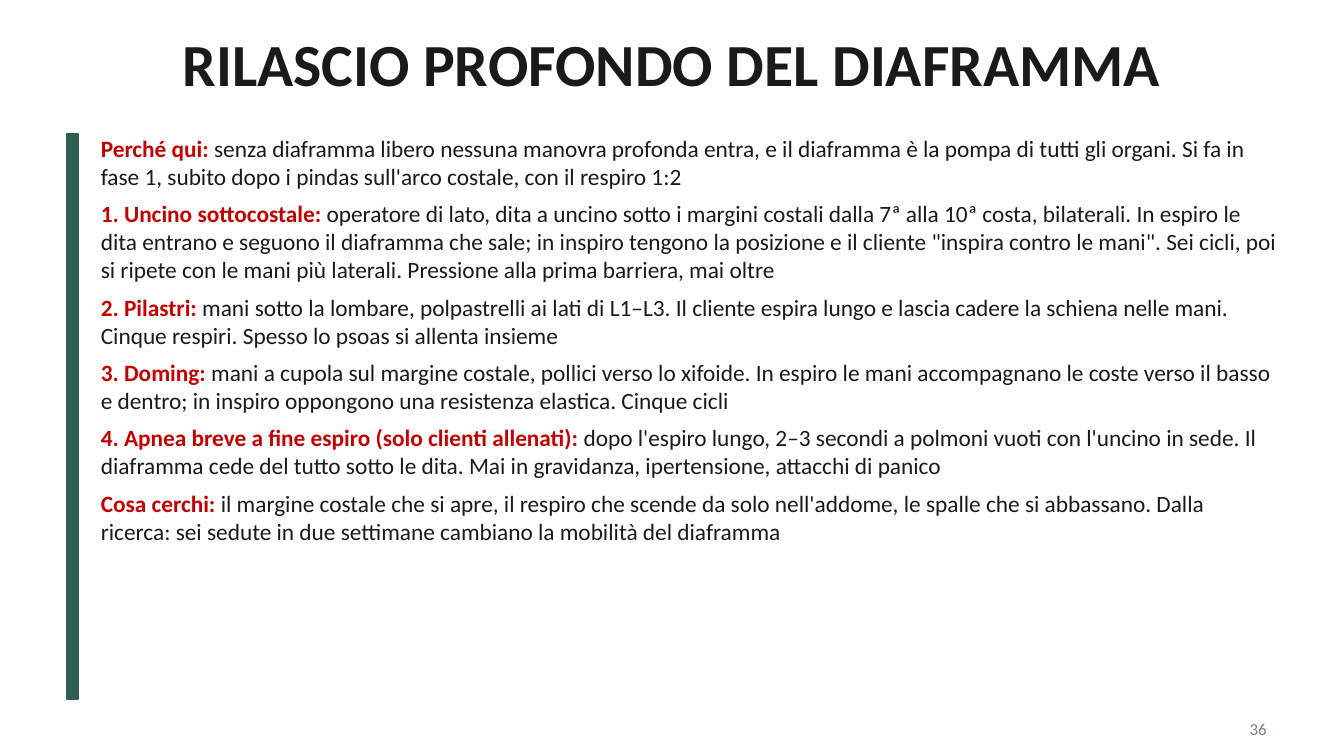
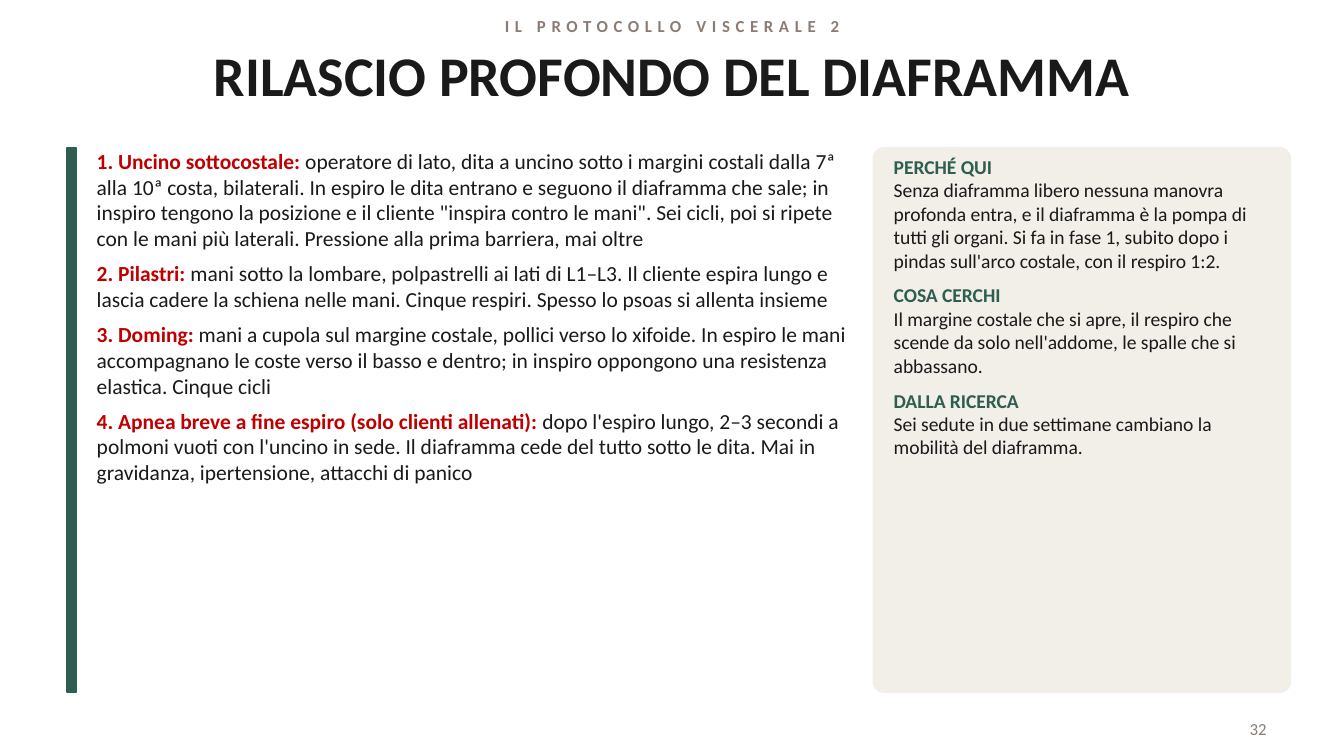
Before and after one commit to davidemcb/kinesiologia-studio, a slide deck: slide 32 of formazione/dispense/viscerale-2-livello.pptx (slide 36 before the commit). Drawn at 1344x756 pixels with LibreOffice and Linux fonts; fonts in the diff are those of the drawing. Boxes give left, top, right and bottom in pixels: in the first picture for what was removed or moved away, otherwise in the second. Text is boxed around its words. In the diff, an @@ line names an element or a change of style, - is before the commit and + after.

```diff
--- a/formazione/dispense/viscerale-2-livello.pptx
+++ b/formazione/dispense/viscerale-2-livello.pptx
@@ text added at (x1=505, y1=21, x2=840, y2=32), 9 pt, text #8C7B75, bold @@
+IL PROTOCOLLO VISCERALE 2
@@ title "RILASCIO PROFONDO DEL DIAFRAMMA" moved from (x1=183, y1=47, x2=1160, y2=87) to (x1=214, y1=59, x2=1129, y2=97) @@
@@ title "RILASCIO PROFONDO DEL DIAFRAMMA" at (x1=214, y1=59, x2=1129, y2=97): size 32 to 30 pt @@
@@ rectangle resized from (x1=67, y1=134, x2=78, y2=699) to (x1=67, y1=148, x2=77, y2=692) @@
@@ text "1. Uncino sottocostale: operatore di ..." moved from (x1=101, y1=140, x2=1276, y2=540) to (x1=97, y1=154, x2=846, y2=484) @@
@@ text "1. Uncino sottocostale: operatore di ..." at (x1=97, y1=154, x2=846, y2=484): size 12.5 to 11.5 pt @@
@@ text at (x1=101, y1=140, x2=1244, y2=189): paragraph removed @@
-• Perché qui: senza diaframma libero nessuna manovra profonda entra, e il diaframma è la pompa di tutti gli organi. Si fa in fase 1, subito dopo i pindas sull'arco costale, con il respiro 1:2
@@ rounded rectangle added at (x1=874, y1=148, x2=1290, y2=692), fill #F2EEE8, outline #F2EEE8 1 pt @@
@@ text added at (x1=894, y1=157, x2=1247, y2=454), 10.5 pt, text #1A1A1A @@
+PERCHÉ QUI
+Senza diaframma libero nessuna manovra profonda entra, e il diaframma è la pompa di tutti gli organi. Si fa in fase 1, subito dopo i pindas sull'arco costale, con il respiro 1:2.
+COSA CERCHI
+Il margine costale che si apre, il respiro che scende da solo nell'addome, le spalle che si abbassano.
+DALLA RICERCA
+Sei sedute in due settimane cambiano la mobilità del diaframma.
@@ text at (x1=101, y1=495, x2=1203, y2=540): paragraph removed @@
-• Cosa cerchi: il margine costale che si apre, il respiro che scende da solo nell'addome, le spalle che si abbassano. Dalla ricerca: sei sedute in due settimane cambiano la mobilità del diaframma
@@ page number at (x1=1250, y1=724, x2=1267, y2=735): text changed @@
-36
+32
```
Also in this commit, not shown: 36 other slides changed, 1 slide added, 5 slides removed.
